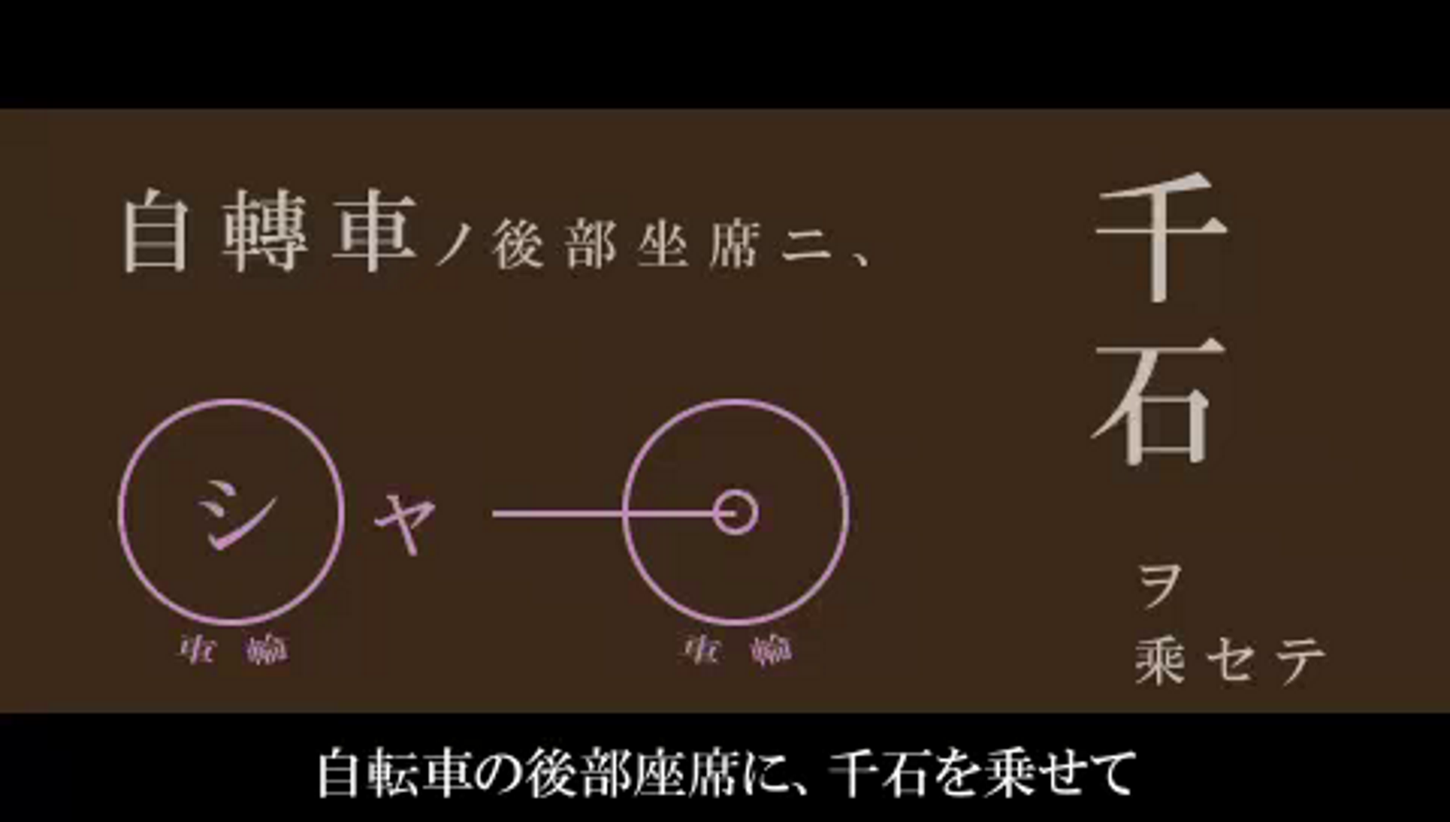
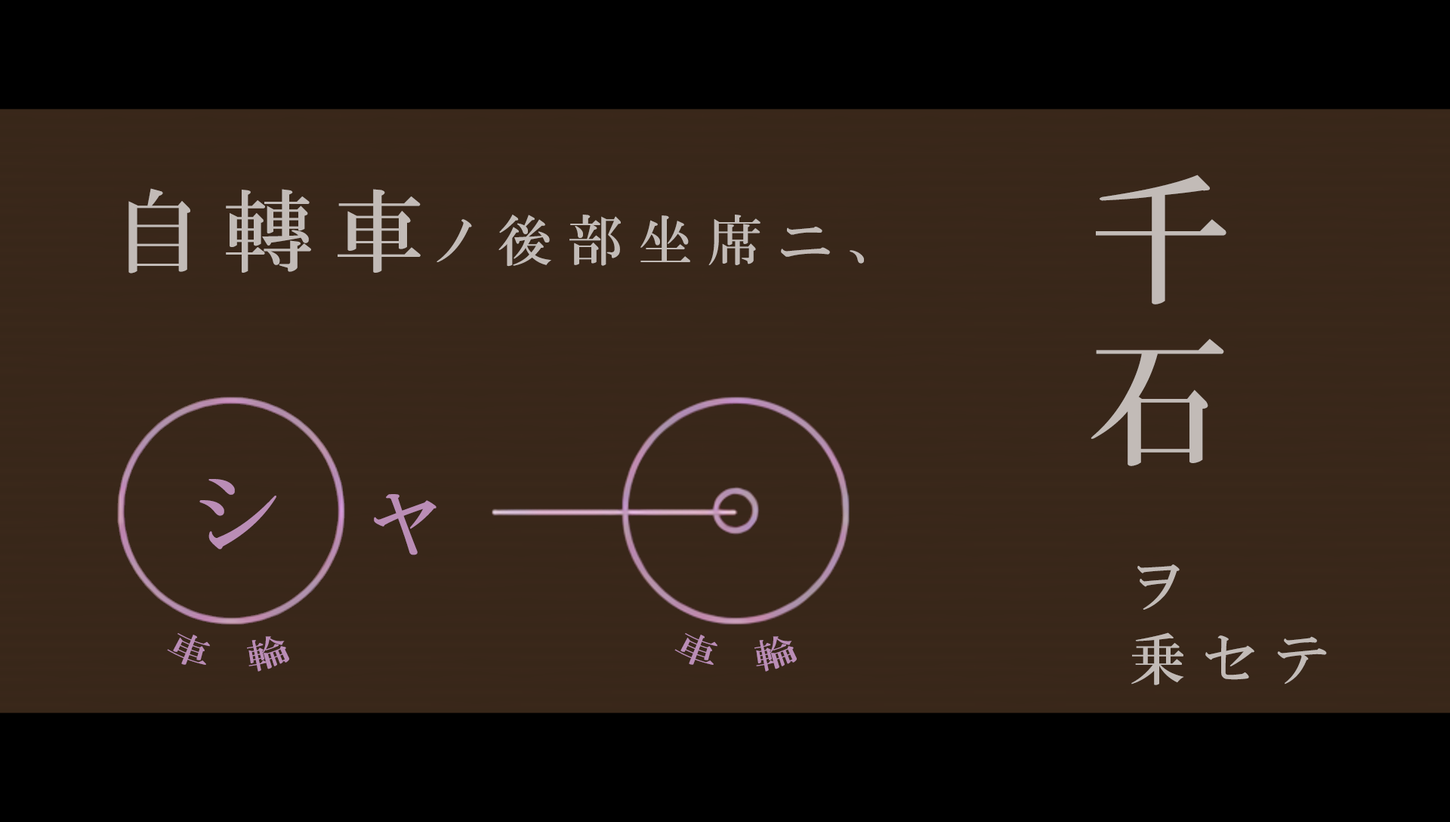
Two versions of the same layered image (1450 × 822). Layer-by-layer changes:
added layer "車 輪" (1st of 2) above "車 輪" over box(674, 632, 797, 672)
added layer "車 輪" (2nd of 2) above "ャ" over box(166, 632, 290, 672)
added layer "ャ" above "シ" over box(373, 493, 437, 556)
added layer "シ" above "自轉車" over box(199, 478, 277, 550)
added layer "自轉車" above "ノ後部坐席ニ、" over box(128, 188, 421, 274)
added layer "ノ後部坐席ニ、" above "ヲ 乗セテ" over box(436, 214, 864, 267)
added layer "ヲ 乗セテ" above "千石" over box(1131, 564, 1327, 685)
added layer "千石" above "Untitled2" over box(1090, 174, 1227, 466)
added layer "Untitled2" above "Layer 2" over box(117, 396, 850, 625)
showed "Layer 2" over box(0, 96, 1450, 799)
